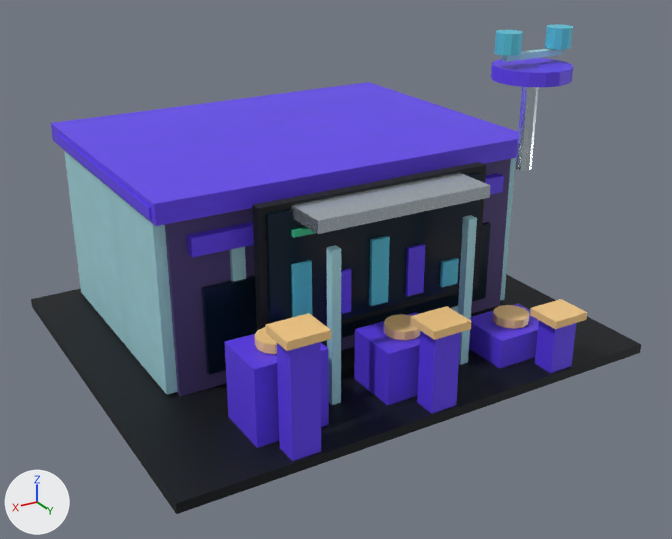
One commit to the glTF model public/models/jarcedev/v1/acreditaciones-station.glb: the scene before it, then after it.
Before and after are seen from a camera (50 mm lens) standing at (9.22, 16.02, 9.2) and looking at (0.03, 0.7, 1.54). Every picture has the same lights, and +X, +Y and +Z are marked at lower left. The older version comes first. Where no turn or scale is listed for an object, it has been applied to the vertices. Vertices at exactly the same position are counted once.

Objects in the first picture: 'AIConsoleScreen', 'AINetworkHub', 'AcademyMain', 'Batch_Acreditaciones_ROOT_JD_amber', 'Batch_Acreditaciones_ROOT_JD_chrome', 'Batch_Acreditaciones_ROOT_JD_cyan', 'Batch_Acreditaciones_ROOT_JD_navy', 'Batch_Acreditaciones_ROOT_JD_sky', 'Batch_Acreditaciones_ROOT_JD_violet', 'EntranceGlass' and 1 more.
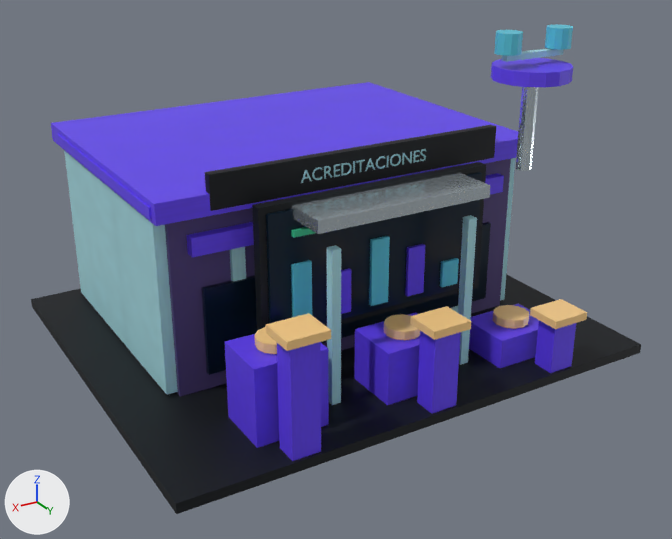
Diff of the bpy script that builds the scene:
```diff
--- a/public/models/jarcedev/v1/acreditaciones-station.glb.py
+++ b/public/models/jarcedev/v1/acreditaciones-station.glb.py
@@ me_cube_198 @@
 # used by ob_batch_acreditaciones_root_jd_navy; location = (0.0, 0.0, -0.05)
-me_cube_198.from_pydata(...)  # 7624 vertices, 15204 faces; spans x -5.2..5.2, y -4.43..4.43, z -0.1..3.86
+me_cube_198.from_pydata(...)  # 24 vertices, 36 faces; spans x -5.2..5.2, y -4.43..4.43, z -0.1..4.43
+# me_cube_198 part 1: a new loose piece, a box spanning x -3.18..3.18, y 1.53..1.71, z 3.77..4.43, in mat_jd_navy (picture img_jd_navy_albedo)
+# other edits to the shape of me_cube_198 do not show in these pictures
 me_cube_198.materials.append(mat_jd_navy)
@@ me_cube_201 @@
 # used by ob_batch_acreditaciones_root_jd_sky; location = (-3.84, -1.38, 1.91)
-me_cube_201.from_pydata(...)  # 72 vertices, 108 faces; spans x -0.28..7.96, y -2.7..4.55, z -1.88..4.15
+me_cube_201.from_pydata(...)  # 7680 vertices, 15288 faces; spans x -0.28..7.96, y -2.7..4.55, z -1.88..4.15
+# me_cube_201 part 2: 7608 vertices added at x 2.44..5.25, y 3.12..3.14, z 2.03..2.27
 me_cube_201.materials.append(mat_jd_sky)
```

Boxes (x1, y1, x2, y2) around the edits, measured in the pictures (672 x 539 px):
'Batch_Acreditaciones_ROOT_JD_navy', reshaped: before (31, 162, 641, 514); after (31, 125, 641, 514)
part 1 of me_cube_198, added: after (205, 125, 496, 211)
part 2 of me_cube_201, added: after (301, 149, 426, 183)
